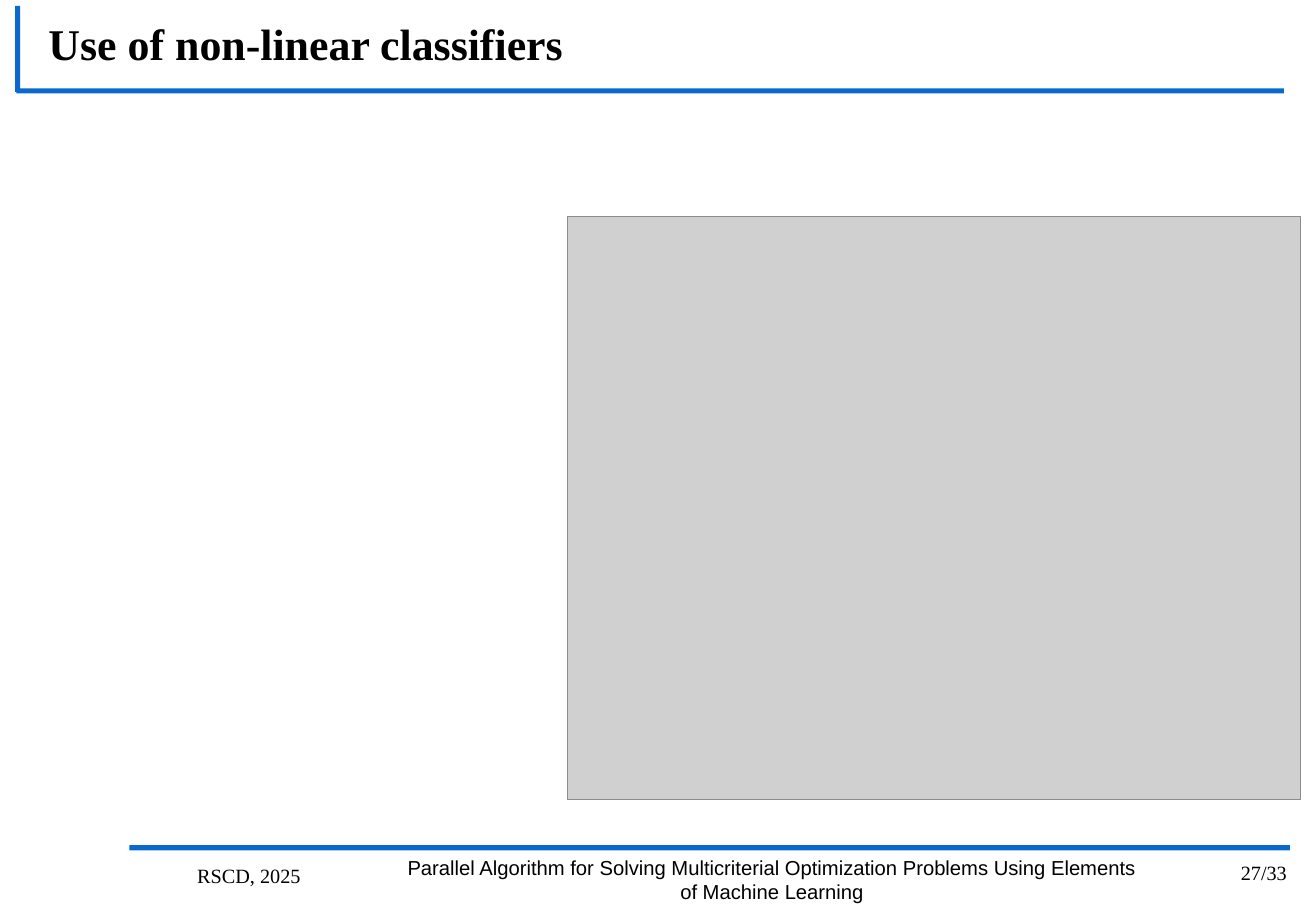
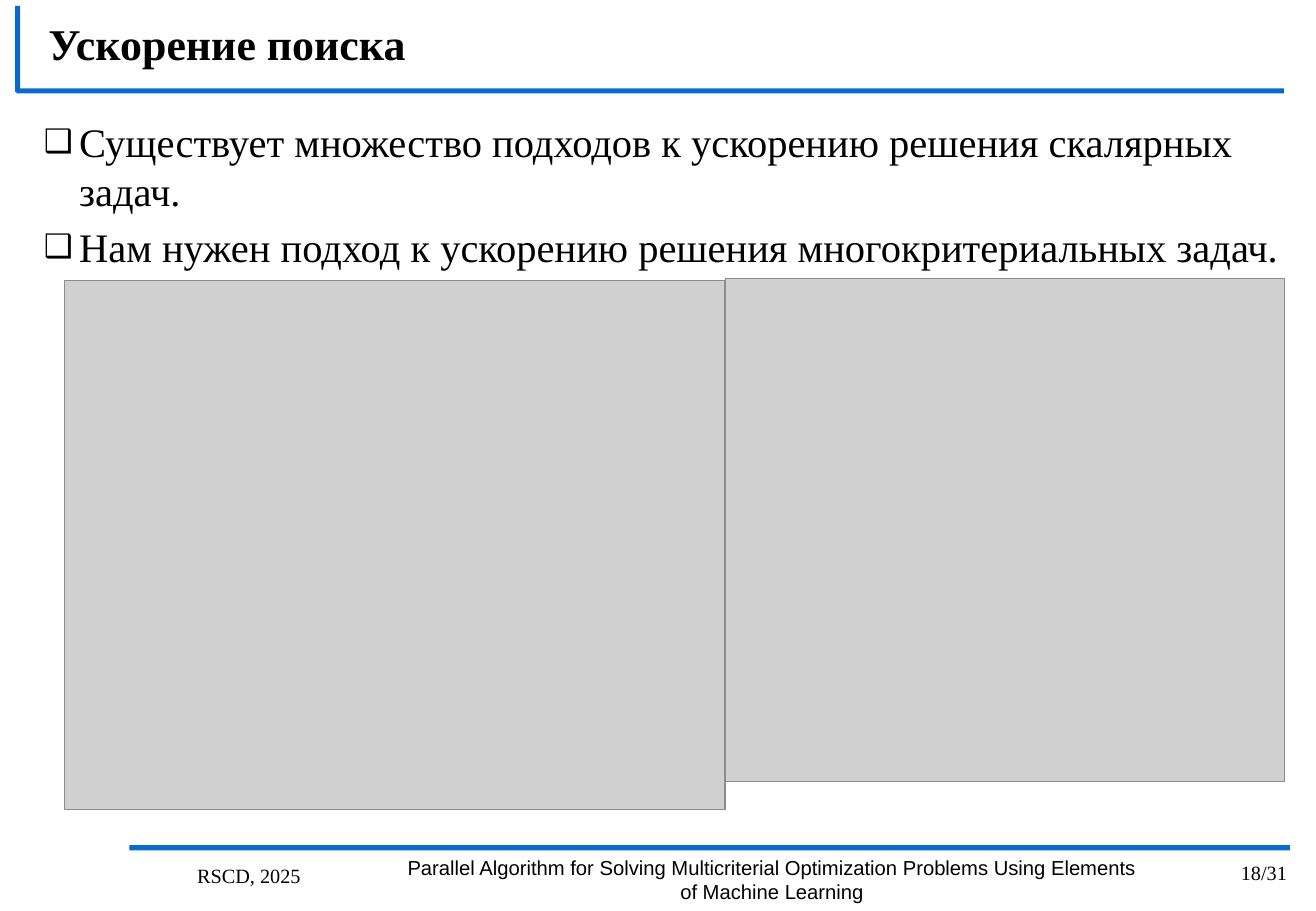
Before and after one commit to kabarkalov/GlobOptPapers, a slide deck: slide 18 of 2025/RSCD_MCO/RSCD25.pptx (slide 27 before the commit). Drawn at 1316x911 pixels with LibreOffice and Linux fonts; fonts in the diff are those of the drawing; grey boxes stand for pictures; background and template pictures are left out. Boxes give left, top, right and bottom in pixels: in the first picture for what was removed or moved away, otherwise in the second. Text is boxed around its words. In the diff, an @@ line names an element or a change of style, - is before the commit and + after.

```diff
--- a/2025/RSCD_MCO/RSCD25.pptx
+++ b/2025/RSCD_MCO/RSCD25.pptx
@@ title at [48, 31, 405, 70]: text changed @@
-Use of non-linear classifiers
+Ускорение поиска
@@ text added at [79, 130, 1277, 271], 24 pt, text #000000 @@
+❑ Существует множество подходов к ускорению решения скалярных задач.
+❑ Нам нужен подход к ускорению решения многокритериальных задач.
@@ picture added at [64, 281, 724, 811] @@
@@ picture: place and size @@
-picture at [567, 216, 1301, 800]
+picture at [725, 278, 1284, 781]
@@ page number at [1241, 866, 1287, 881]: text changed @@
-27/33
+18/31
```
Also in this commit, not shown: 16 other slides changed, 1 slide added, 6 slides removed.
